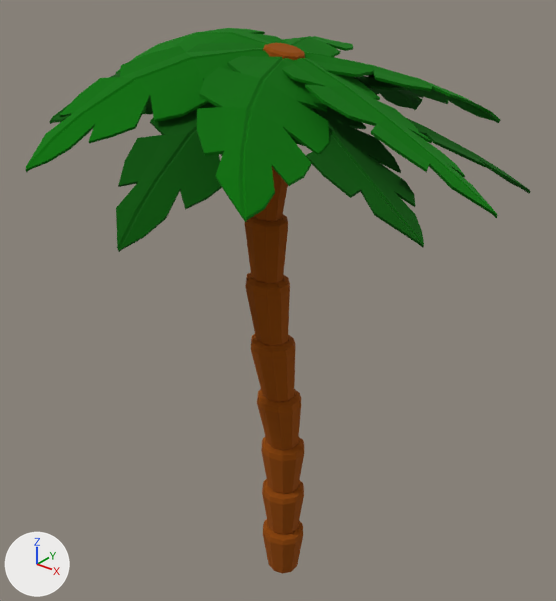
A saved change to the FBX model Assets/Art/Enviroment/Nature/SM_Env_Tree_Palm.fbx.
Before and after are seen from a 50 mm lens placed at (4.53, -5.73, 7.16), pointed at (-0.16, 0.12, 3.53). The lights are fixed; the arrows at lower left show +X, +Y and +Z. The older version comes first. Where no turn or scale is listed for an object, it has been applied to the vertices. Vertices at exactly the same position are counted once.

The first picture shows 'SM_Env_Tree_Palm'.
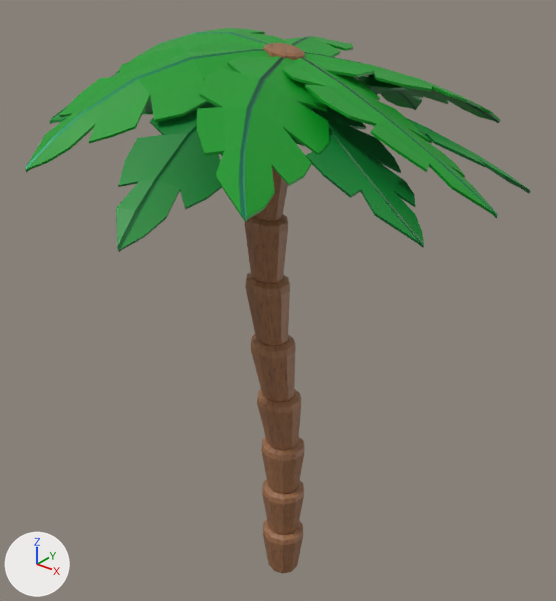
What differs and where, as boxes [x1, y1, x2, y2] in the pictures (556 x 601 px):
'SM_Env_Tree_Palm', recoloured, surface changed (lighter)
    both: [26, 28, 530, 574]
part 1 of me_plane_009, recoloured (lighter)
    both: [26, 28, 530, 252]
part 2 of me_plane_009, recoloured (lighter)
    both: [244, 43, 305, 574]
part 3 of me_plane_009, surface changed (lighter)
    both: [26, 28, 530, 574]

Patch to the scene script:
```diff
--- a/Assets/Art/Enviroment/Nature/SM_Env_Tree_Palm.fbx.py
+++ b/Assets/Art/Enviroment/Nature/SM_Env_Tree_Palm.fbx.py
@@ img_atlas_enviroment3_png @@
+img_atlas_enviroment3_png = load_image('Atlas_Enviroment3.png', '_unpacked/Atlas_Enviroment3.png', 3483, 2736, 'sRGB')
@@ img_atlas_02_png @@
+img_atlas_02_png = load_image('ATLAS_02.png', '_unpacked/ATLAS_02.png', 2600, 1643, 'sRGB')
@@ mat_m_enviroment @@
+mat_m_enviroment = principled_material('M_Enviroment')
+mat_m_enviroment.texture = img_atlas_enviroment3_png  # with its transparency
@@ mat_m_basic02 @@
+mat_m_basic02 = principled_material('M_Basic02')
+mat_m_basic02.texture = img_atlas_02_png  # with its transparency
@@ me_plane_009 @@
 me_plane_009.from_pydata(...)  # 1920 vertices, 1780 faces; spans x -2.28..2.32, y -2.33..2.36, z 0.01..6.25
 # used by ob_sm_env_tree_palm; location = (0.0, 0.0, 0.0)
+# me_plane_009 part 1: 1260 of the faces centred in x -2.27..2.31, y -2.32..2.35, z 4.96..6.22 switch from mat_m_roughness (picture img_atlas_png) to mat_m_basic02 (picture img_atlas_02_png)
+# me_plane_009 part 2: 520 of the faces centred in x -0.39..0.29, y -0.26..0.18, z 0.01..6.2 switch from mat_m_roughness (picture img_atlas_png) to mat_m_enviroment (picture img_atlas_enviroment3_png)
+# me_plane_009 part 3: texture (UV) coordinates of 1780 of 1780 faces, centred in x -2.27..2.31, y -2.32..2.35, z 0.01..6.22, changed; they spanned u 0.35..0.52, v 0.31..0.62 and now span u 0.42..0.7, v 0.01..0.82
```
